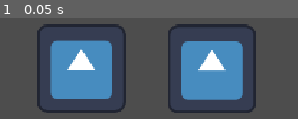
Above: before the commit, frame 1.
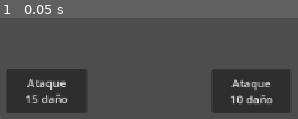
Above: after the commit, the same moment.

Repository: Lilithx24/GAMEOFTHEAVAST2026
Game: Godot game, scene res://escenas/combate/node_2d.tscn
Two runs of this game, one before a commit and one after it. Both use one fixed random seed, a clock stepped at 60 frames per second and the inputs below. Before the commit the project has no main scene; this scene is started directly in both runs. The engine's default icon, where the game draws it, is replaced by a stand-in: a white triangle on a blue panel in a dark square.
Inputs:
- Up to frame 1 (0.05 s): no input

The runs differ from the first frame. In frame 1, 44% of the frame differs, in the area x 2-98%, y 5-95%.

Commit message:
Esto es bullshit

Diff:
--- a/enemigos/enemigo.tscn
+++ b/enemigos/enemigo.tscn
@@ -4,5 +4,5 @@
 
 [node name="Node2D" type="Node2D" unique_id=1339168029]
 
-[node name="Sprite2D" type="Sprite2D" parent="." unique_id=970008504]
+[node name="Sprite2D" type="AnimatedSprite2D" parent="." unique_id=458460775]
 script = ExtResource("1_2ehgw")
--- /dev/null
+++ b/escenas/combate/botón.gd
@@ -0,0 +1,9 @@
+extends Button
+
+
+# Called when the node enters the scene tree for the first time.
+func _ready() -> void:
+	pressed.connect(_on_pressed)
+
+func _on_pressed() -> void:
+	print("auch")
--- a/escenas/combate/node_2d.tscn
+++ b/escenas/combate/node_2d.tscn
@@ -1,13 +1,22 @@
 [gd_scene format=3 uid="uid://dcnm25wxbsrht"]
 
-[ext_resource type="Texture2D" uid="uid://c0ia4hkaaqnw7" path="res://icon.svg" id="1_lnm1m"]
+[ext_resource type="Script" uid="uid://lc85wpcub4om" path="res://escenas/combate/botón.gd" id="1_lnm1m"]
 
-[node name="Node2D" type="Node2D" unique_id=1011986257]
+[node name="UICombate" type="Node2D" unique_id=1011986257]
 
-[node name="Sprite2D" type="Sprite2D" parent="." unique_id=1236339220]
-position = Vector2(480, 538)
-texture = ExtResource("1_lnm1m")
+[node name="Botón15" type="Button" parent="." unique_id=1241311696]
+offset_left = 372.0
+offset_top = 538.0
+offset_right = 488.0
+offset_bottom = 602.0
+text = "Ataque
+15 daño"
+script = ExtResource("1_lnm1m")
 
-[node name="Sprite2D2" type="Sprite2D" parent="." unique_id=1275448035]
-position = Vector2(668, 539)
-texture = ExtResource("1_lnm1m")
+[node name="Botón10" type="Button" parent="." unique_id=1243641791]
+offset_left = 668.0
+offset_top = 539.0
+offset_right = 782.0
+offset_bottom = 602.0
+text = "Ataque
+10 daño"
--- a/project.godot
+++ b/project.godot
@@ -11,6 +11,7 @@
 [application]
 
 config/name="Bio-shift"
+run/main_scene="uid://dcnm25wxbsrht"
 config/features=PackedStringArray("4.7", "Forward Plus")
 config/icon="res://icon.svg"
 
Not shown, added: escenas/combate/botón.gd.uid
